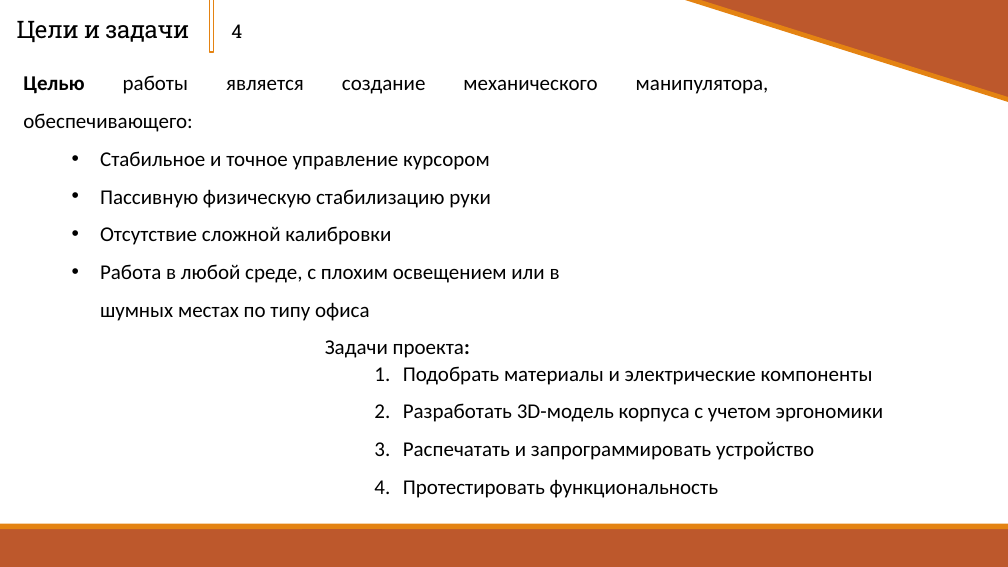
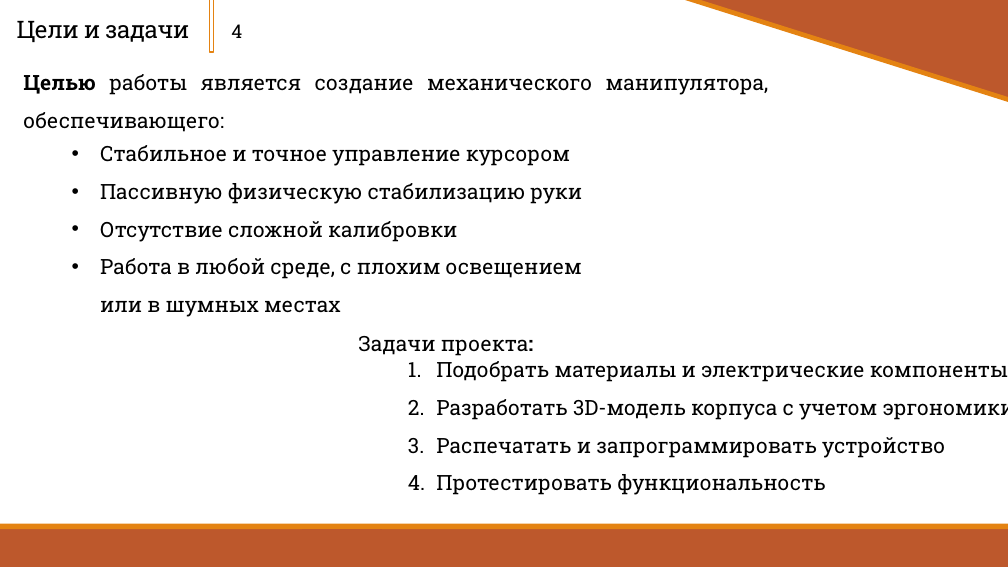
Before and after one commit to Zerocummer/Mmm-Yummers, a slide deck: slide 4 of Мышка для людей с ограниченной моторикой рук/Документы/Презентация о манипуляторе.pptx. Drawn at 1008x567 pixels with LibreOffice and Linux fonts; fonts in the diff are those of the drawing. Boxes give left, top, right and bottom in pixels: in the first picture for what was removed or moved away, otherwise in the second. Text is boxed around its words. In the diff, an @@ line names an element or a change of style, - is before the commit and + after.

```diff
--- a/Мышка для людей с ограниченной моторикой рук/Документы/Презентация о манипуляторе.pptx
+++ b/Мышка для людей с ограниченной моторикой рук/Документы/Презентация о манипуляторе.pptx
@@ text at [100,145,582,242]: font Calibri to Roboto Slab in "Стабильное и точное управление курсором", "Пассивную физическую стабилизацию руки", "Отсутствие сложной калибровки" @@
@@ text at [100,258,582,317]: text changed; font Calibri to Roboto Slab @@
-• Работа в любой среде, с плохим освещением или в шумных местах по типу офиса
+• Работа в любой среде, с плохим освещением или в шумных местах
@@ font Calibri to Roboto Slab in 3 elements at [23,74,769,132], [436,361,1008,495], [358,336,533,356] @@
@@ text "Задачи проекта:": place and size @@
-text "Задачи проекта:" at [325,340,470,358]
+text "Задачи проекта:" at [358,336,533,356]
@@ text "Подобрать материалы и электрические компоненты": place and size @@
-text "Подобрать материалы и электрические компоненты" at [403,366,883,498]
+text "Подобрать материалы и электрические компоненты" at [436,361,1008,495]
```
Also in this commit, not shown: 6 other slides changed, 1 other file.
